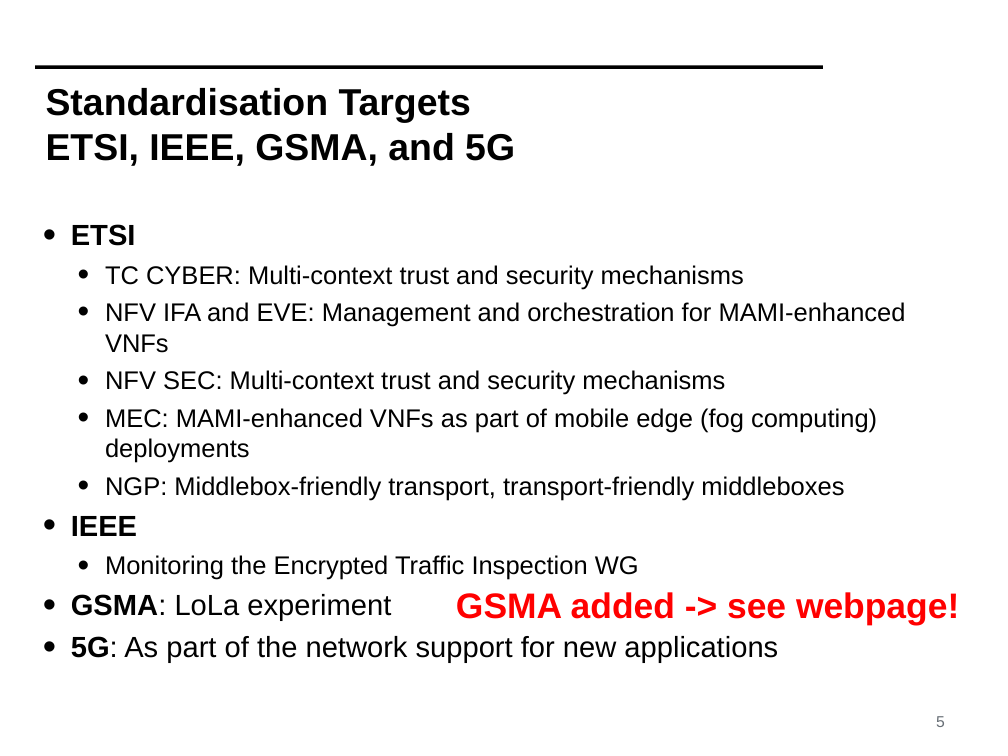
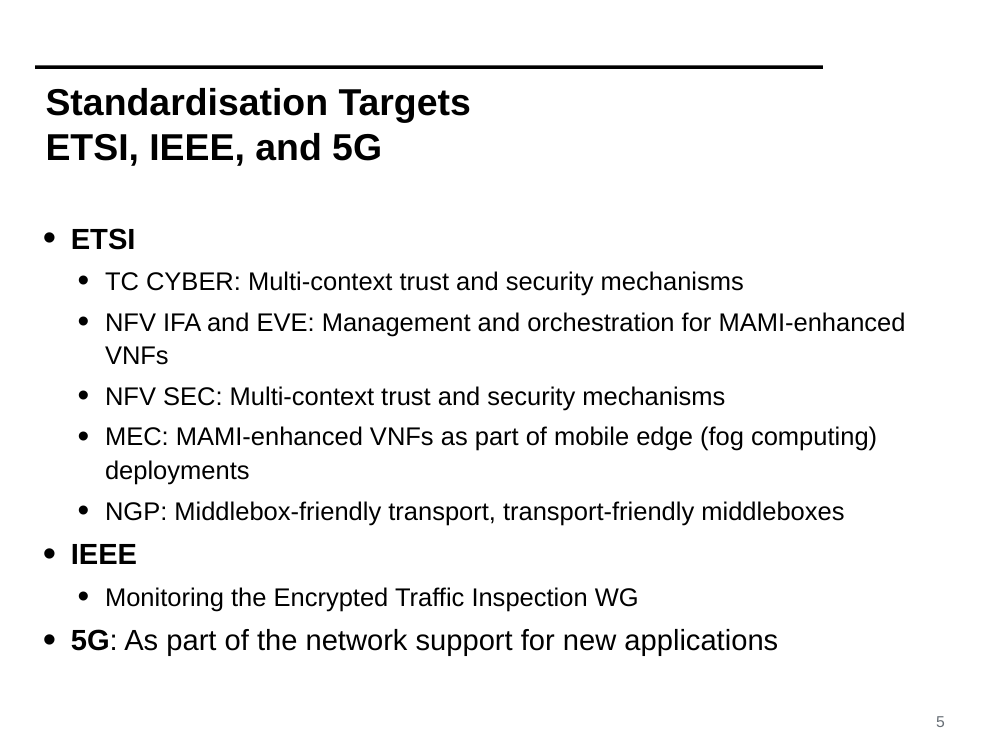
Before and after one commit to mami-project/roadshows, a slide deck: slide 5 of review2-zurich/WP4-ReviewM18.pptx. Drawn at 1008x756 pixels with LibreOffice and Linux fonts; fonts in the diff are those of the drawing; background and template pictures are left out. Boxes give left, top, right and bottom in pixels: in the first picture for what was removed or moved away, otherwise in the second. Text is boxed around its words. In the diff, an @@ line names an element or a change of style, - is before the commit and + after.

```diff
--- a/review2-zurich/WP4-ReviewM18.pptx
+++ b/review2-zurich/WP4-ReviewM18.pptx
@@ title at [46, 88, 471, 166]: text changed @@
-Standardisation Targets
-ETSI, IEEE, GSMA, and 5G
+Standardisation Targets
+ETSI, IEEE, and 5G
@@ text "ETSI" at [71, 228, 906, 656]: line spacing 1 to 1.1 @@
@@ text at [71, 594, 391, 621]: paragraph removed @@
-• GSMA: LoLa experiment
@@ text removed at [456, 592, 959, 625] @@
-GSMA added -> see webpage!
```
Also in this commit, not shown: 9 other slides changed.
